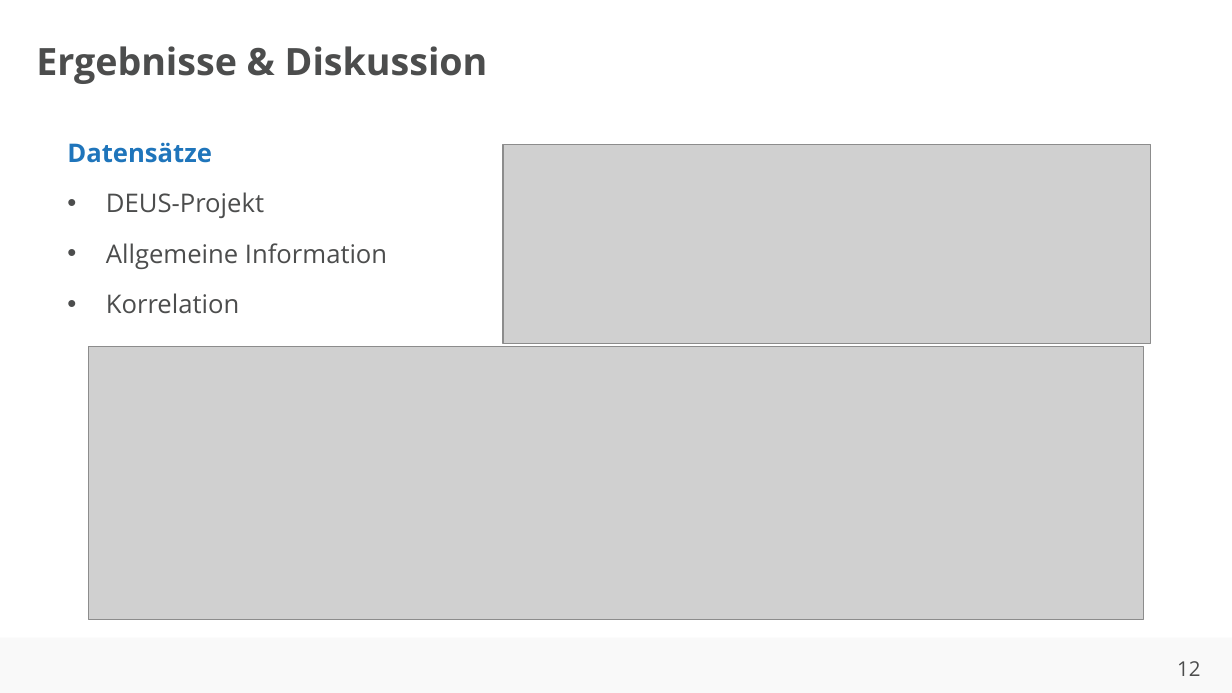
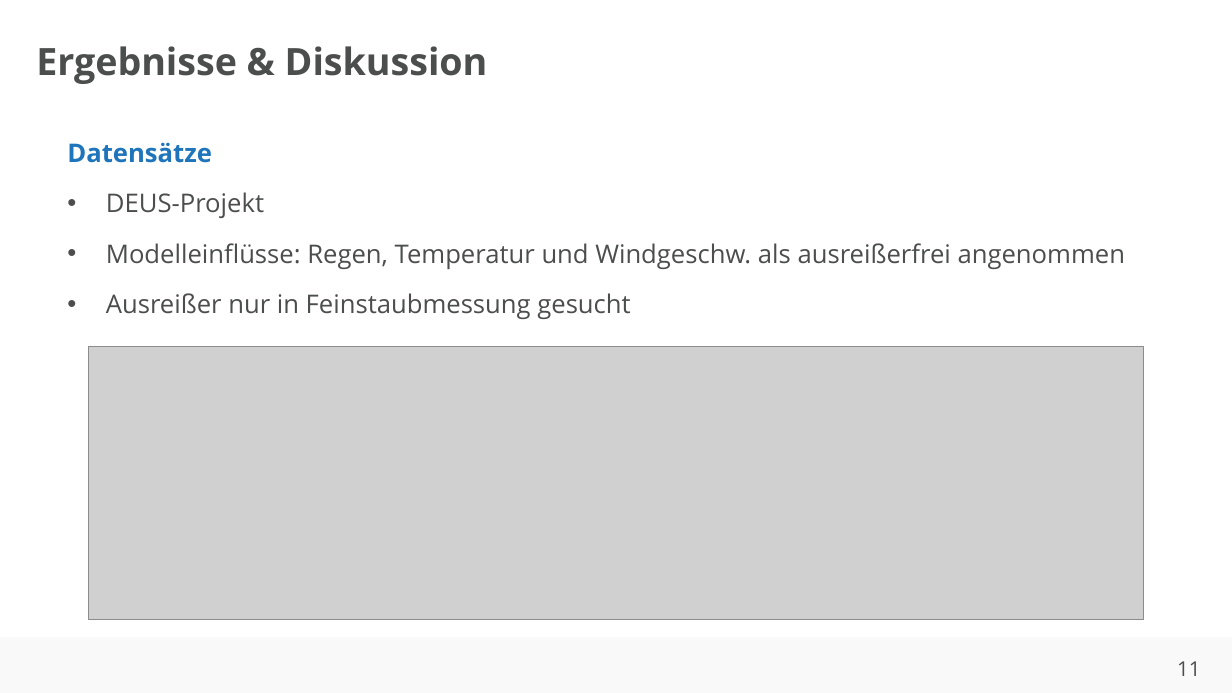
Before and after one commit to ahndavin/Abschlussarbeit_Bachelor, a slide deck: slide 11 of Kolloquium/Kolloquium.pptx (slide 12 before the commit). Drawn at 1232x693 pixels with LibreOffice and Linux fonts; fonts in the diff are those of the drawing; grey boxes stand for pictures; background and template pictures are left out. Boxes give left, top, right and bottom in pixels: in the first picture for what was removed or moved away, otherwise in the second. Text is boxed around its words. In the diff, an @@ line names an element or a change of style, - is before the commit and + after.

```diff
--- a/Kolloquium/Kolloquium.pptx
+++ b/Kolloquium/Kolloquium.pptx
@@ picture removed at [503, 144, 1151, 342] @@
@@ text at [106, 243, 1125, 319]: text changed @@
-• Allgemeine Information
-• Korrelation
+• Modelleinflüsse: Regen, Temperatur und Windgeschw. als ausreißerfrei angenommen
+• Ausreißer nur in Feinstaubmessung gesucht
@@ page number at [1177, 661, 1200, 676]: text changed @@
-12
+11
```
Also in this commit, not shown: 6 other slides changed, 3 slides added, 1 slide removed.
